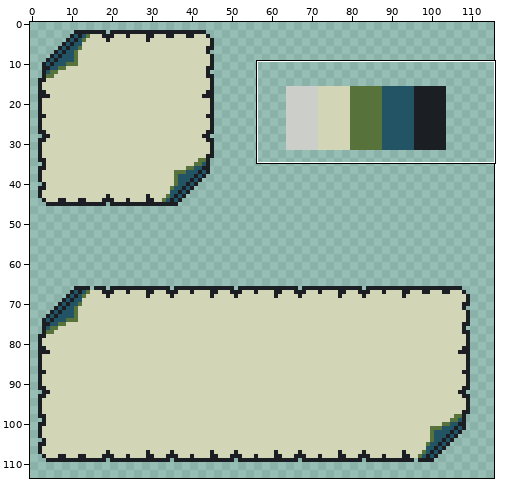
Sprite sheet, stored at res/img/ui16.png. Above: a wide view before the commit, with the close-up outlined.
Close-up. Before:
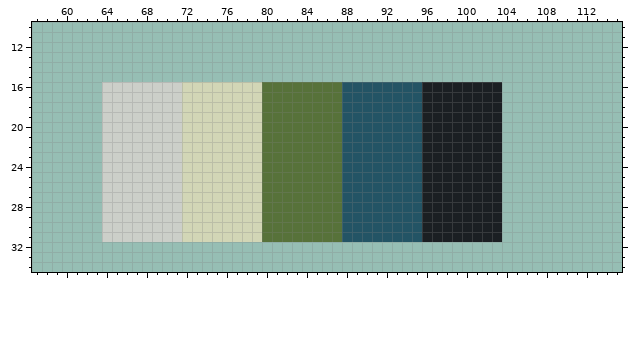
The file is 128x128 pixels. Shown: x 57..115, y 10..34. The wide view leaves out empty margins. The commit also changed other parts of the picture, which this record leaves out.
After:
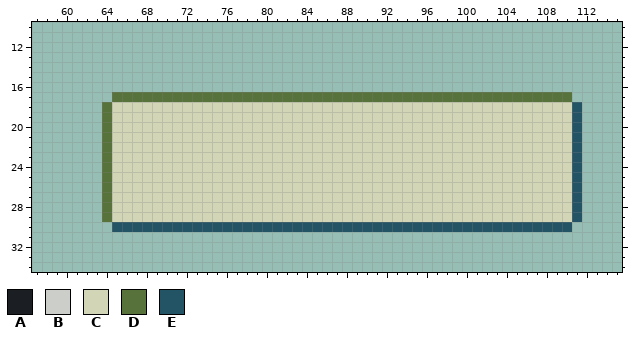
Palette (. is transparent): A #1b1f23  B #cccfc9  C #d2d6b6  D #57723a  E #235465
What changed:
@@ x 57..115 @@
 15 ...........................................................
-16 .......BBBBBBBBCCCCCCCCDDDDDDDDEEEEEEEEAAAAAAAA............
-17 .......BBBBBBBBCCCCCCCCDDDDDDDDEEEEEEEEAAAAAAAA............
-18 .......BBBBBBBBCCCCCCCCDDDDDDDDEEEEEEEEAAAAAAAA............
-19 .......BBBBBBBBCCCCCCCCDDDDDDDDEEEEEEEEAAAAAAAA............
-20 .......BBBBBBBBCCCCCCCCDDDDDDDDEEEEEEEEAAAAAAAA............
-21 .......BBBBBBBBCCCCCCCCDDDDDDDDEEEEEEEEAAAAAAAA............
-22 .......BBBBBBBBCCCCCCCCDDDDDDDDEEEEEEEEAAAAAAAA............
-23 .......BBBBBBBBCCCCCCCCDDDDDDDDEEEEEEEEAAAAAAAA............
-24 .......BBBBBBBBCCCCCCCCDDDDDDDDEEEEEEEEAAAAAAAA............
-25 .......BBBBBBBBCCCCCCCCDDDDDDDDEEEEEEEEAAAAAAAA............
-26 .......BBBBBBBBCCCCCCCCDDDDDDDDEEEEEEEEAAAAAAAA............
-27 .......BBBBBBBBCCCCCCCCDDDDDDDDEEEEEEEEAAAAAAAA............
-28 .......BBBBBBBBCCCCCCCCDDDDDDDDEEEEEEEEAAAAAAAA............
-29 .......BBBBBBBBCCCCCCCCDDDDDDDDEEEEEEEEAAAAAAAA............
-30 .......BBBBBBBBCCCCCCCCDDDDDDDDEEEEEEEEAAAAAAAA............
-31 .......BBBBBBBBCCCCCCCCDDDDDDDDEEEEEEEEAAAAAAAA............
+16 ...........................................................
+17 ........DDDDDDDDDDDDDDDDDDDDDDDDDDDDDDDDDDDDDDDDDDDDDD.....
+18 .......DCCCCCCCCCCCCCCCCCCCCCCCCCCCCCCCCCCCCCCCCCCCCCCE....
+19 .......DCCCCCCCCCCCCCCCCCCCCCCCCCCCCCCCCCCCCCCCCCCCCCCE....
+20 .......DCCCCCCCCCCCCCCCCCCCCCCCCCCCCCCCCCCCCCCCCCCCCCCE....
+21 .......DCCCCCCCCCCCCCCCCCCCCCCCCCCCCCCCCCCCCCCCCCCCCCCE....
+22 .......DCCCCCCCCCCCCCCCCCCCCCCCCCCCCCCCCCCCCCCCCCCCCCCE....
+23 .......DCCCCCCCCCCCCCCCCCCCCCCCCCCCCCCCCCCCCCCCCCCCCCCE....
+24 .......DCCCCCCCCCCCCCCCCCCCCCCCCCCCCCCCCCCCCCCCCCCCCCCE....
+25 .......DCCCCCCCCCCCCCCCCCCCCCCCCCCCCCCCCCCCCCCCCCCCCCCE....
+26 .......DCCCCCCCCCCCCCCCCCCCCCCCCCCCCCCCCCCCCCCCCCCCCCCE....
+27 .......DCCCCCCCCCCCCCCCCCCCCCCCCCCCCCCCCCCCCCCCCCCCCCCE....
+28 .......DCCCCCCCCCCCCCCCCCCCCCCCCCCCCCCCCCCCCCCCCCCCCCCE....
+29 .......DCCCCCCCCCCCCCCCCCCCCCCCCCCCCCCCCCCCCCCCCCCCCCCE....
+30 ........EEEEEEEEEEEEEEEEEEEEEEEEEEEEEEEEEEEEEEEEEEEEEE.....
+31 ...........................................................
 32 ...........................................................
Boxes around the changes in both close-ups, in picture pixels (x1, y1, x2, y2):
changed: (102, 82, 582, 242)
